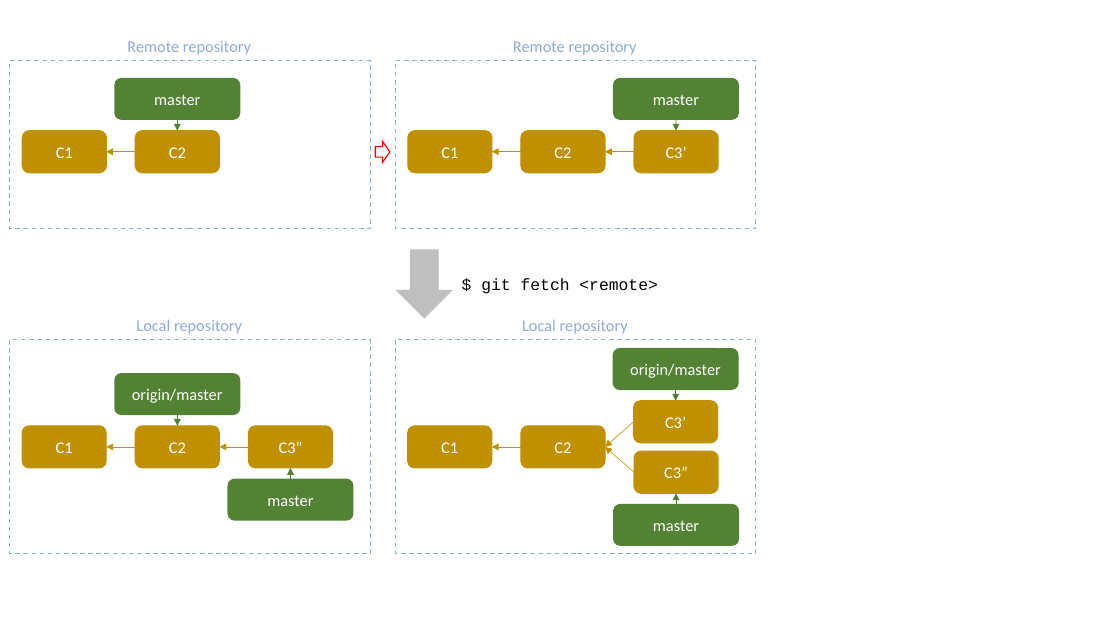
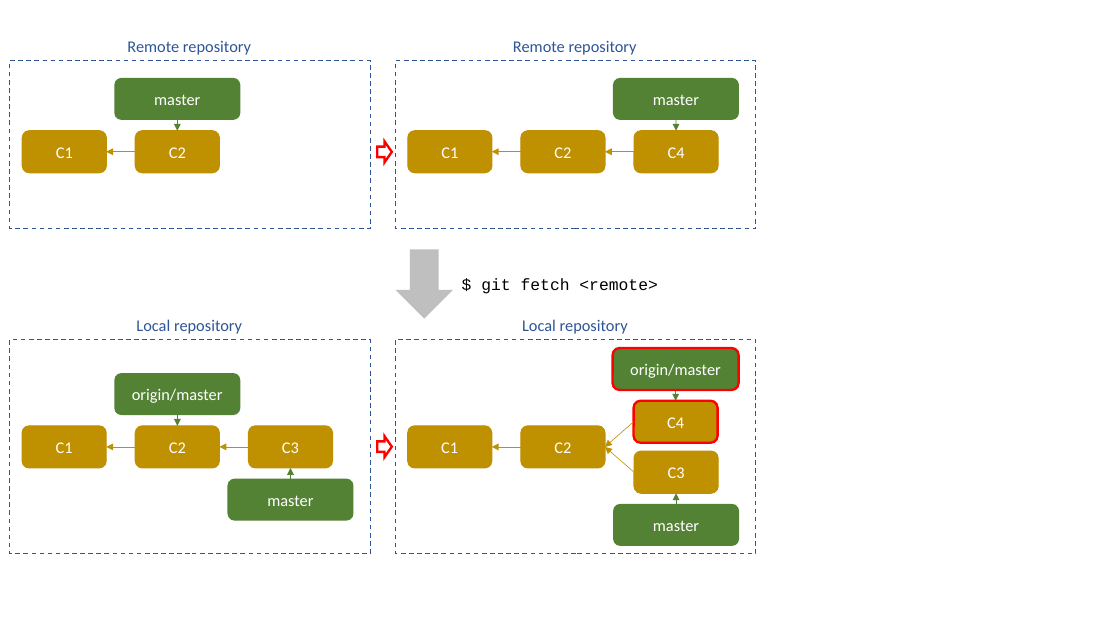
Before and after one commit to K1-ZR/practice-git, a slide deck: slide 6 of images/images.pptx (slide 5 before the commit). Drawn at 1120x630 pixels with LibreOffice and Linux fonts; fonts in the diff are those of the drawing. Boxes give left, top, right and bottom in pixels: in the first picture for what was removed or moved away, otherwise in the second. Text is boxed around its words. In the diff, an @@ line names an element or a change of style, - is before the commit and + after.

```diff
--- a/images/images.pptx
+++ b/images/images.pptx
@@ right arrow at bbox=[377, 141, 392, 162]: outline #FF0000 1 pt to #FF0000 2 pt @@
@@ text in rounded rectangle at bbox=[668, 147, 685, 158]: text changed @@
-C3’
+C4
@@ text colour #8FAADC to #2F5597 in 4 elements at bbox=[127, 41, 251, 55], bbox=[136, 319, 242, 334], bbox=[513, 41, 637, 55], bbox=[522, 319, 628, 334] @@
@@ outline #8FAADC 1 pt dashed to #2F5597 1 pt dashed in 4 elements at bbox=[10, 60, 371, 229], bbox=[10, 339, 371, 554], bbox=[396, 60, 756, 229], bbox=[396, 339, 756, 554] @@
@@ rounded rectangle "origin/master" at bbox=[613, 348, 739, 390]: outline none to #FF0000 2 pt @@
@@ rounded rectangle "C4" at bbox=[634, 401, 718, 443]: outline #BF9000 1 pt to #FF0000 2 pt @@
@@ text in rounded rectangle at bbox=[667, 417, 684, 428]: text changed @@
-C3’
+C4
@@ text in rounded rectangle at bbox=[282, 442, 299, 453]: text changed @@
-C3”
+C3
@@ right arrow added at bbox=[377, 436, 392, 457], outline #FF0000 2 pt @@
@@ text in rounded rectangle at bbox=[668, 467, 685, 478]: text changed @@
-C3”
+C3
```
Also in this commit, not shown: 4 other slides changed, 1 slide added, 8 other files.
